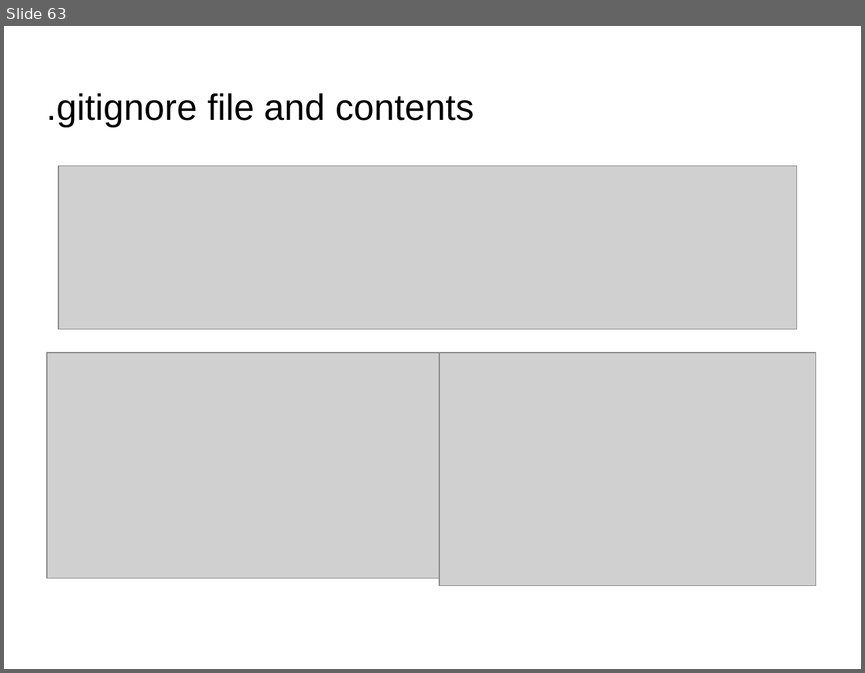
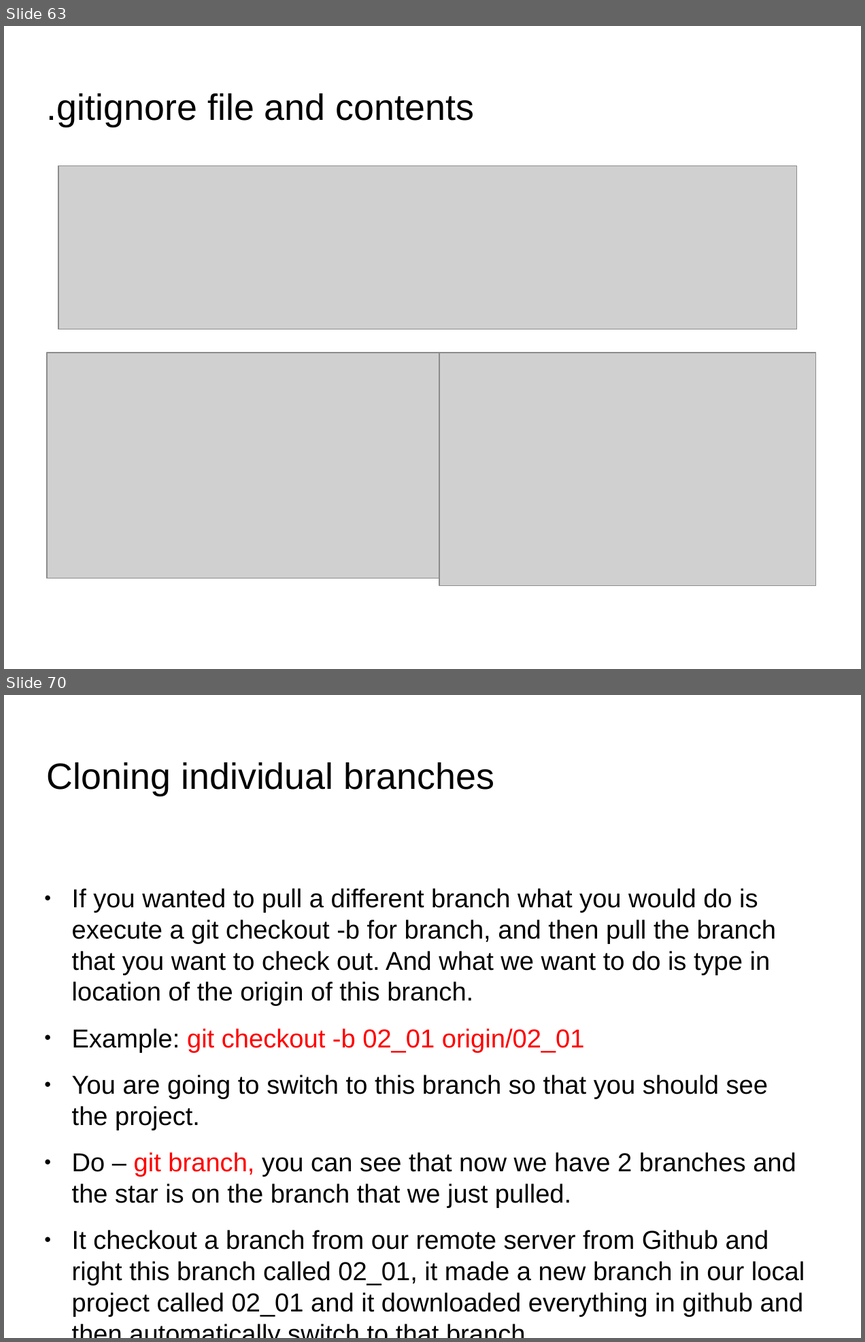
Before and after one commit to anumsh/Learning-Git-and-Github, a slide deck: git_and_GitHub.odp. Shown one above the other, each under a label of ours: slide 63 before the commit, slides 63 and 70 after it; the slides between them are not shown. The pictures are 865x673 and 865x1342 pixels, drawn with LibreOffice and Linux fonts; fonts in the diff are those of the drawing; grey boxes stand for pictures; background and template pictures are left out. Boxes give left, top, right and bottom in pixels: in the first picture for what was removed or moved away, otherwise in the second. Text is boxed around its words. In the diff, an @@ line names an element or a change of style, - is before the commit and + after.

Commit message:
feat: Cloning individual Branches

```diff
--- a/git_and_GitHub.odp
+++ b/git_and_GitHub.odp
@@ slide 70 added at box(4, 695, 861, 1338), background picture (left out) @@
@@ title added at box(47, 762, 494, 796), 33.9 pt, text #000000 @@
+Cloning individual branches
@@ text added at box(72, 888, 804, 1317), 24.1 pt, text #000000 @@
+● If you wanted to pull a different branch what you would do is execute a git checkout -b for branch, and then pull the branch that you want to check out. And what we want to do is type in location of the origin of this branch.
+● Example: git checkout -b 02_01 origin/02_01
+● You are going to switch to this branch so that you should see the project.
+● Do – git branch, you can see that now we have 2 branches and the star is on the branch that we just pulled.
+● It checkout a branch from our remote server from Github and right this branch called 02_01, it made a new branch in our local project called 02_01 and it downloaded everything in github and then automatically switch to that branch.
```
Also in this commit, not shown: 1 slide changed, 9 other slides added, 3 other files.
